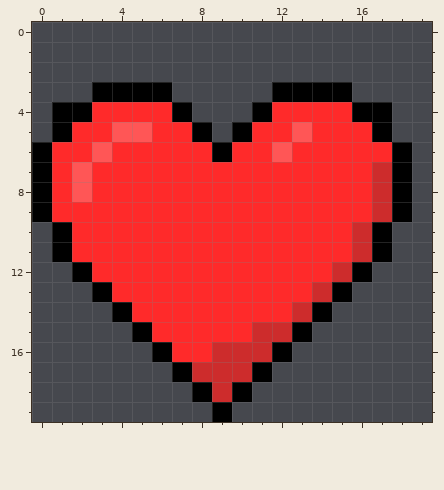
Pixel-art sprite: SDP/objects/Heart.png. The picture above is the old version.
The file is 20x20 pixels.
The same view after the edit:
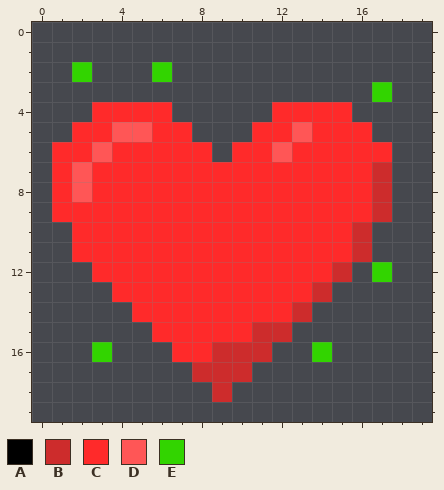
Palette (. is transparent): A #000000  B #cd2c2c  C #ff2a2a  D #ff5656  E #32d400
What changed:
@@ x 0..19 @@
  1 ....................
- 2 ....................
- 3 ...AAAA.....AAAA....
- 4 .AACCCCA...ACCCCAA..
- 5 .ACCDDCCA.ACCDCCCA..
- 6 ACCDCCCCCACCDCCCCCA.
- 7 ACDCCCCCCCCCCCCCCBA.
- 8 ACDCCCCCCCCCCCCCCBA.
- 9 ACCCCCCCCCCCCCCCCBA.
-10 .ACCCCCCCCCCCCCCBA..
-11 .ACCCCCCCCCCCCCCBA..
-12 ..ACCCCCCCCCCCCBA...
-13 ...ACCCCCCCCCCBA....
-14 ....ACCCCCCCCBA.....
-15 .....ACCCCCBBA......
-16 ......ACCBBBA.......
-17 .......ABBBA........
-18 ........ABA.........
-19 .........A..........
+ 2 ..E...E.............
+ 3 .................E..
+ 4 ...CCCC.....CCCC....
+ 5 ..CCDDCC...CCDCCC...
+ 6 .CCDCCCCC.CCDCCCCC..
+ 7 .CDCCCCCCCCCCCCCCB..
+ 8 .CDCCCCCCCCCCCCCCB..
+ 9 .CCCCCCCCCCCCCCCCB..
+10 ..CCCCCCCCCCCCCCB...
+11 ..CCCCCCCCCCCCCCB...
+12 ...CCCCCCCCCCCCB.E..
+13 ....CCCCCCCCCCB.....
+14 .....CCCCCCCCB......
+15 ......CCCCCBB.......
+16 ...E...CCBBB..E.....
+17 ........BBB.........
+18 .........B..........
+19 ....................
Pixel boxes of the changes (left, top, right, bottom) in both pictures:
changed: (32, 62, 412, 422)
